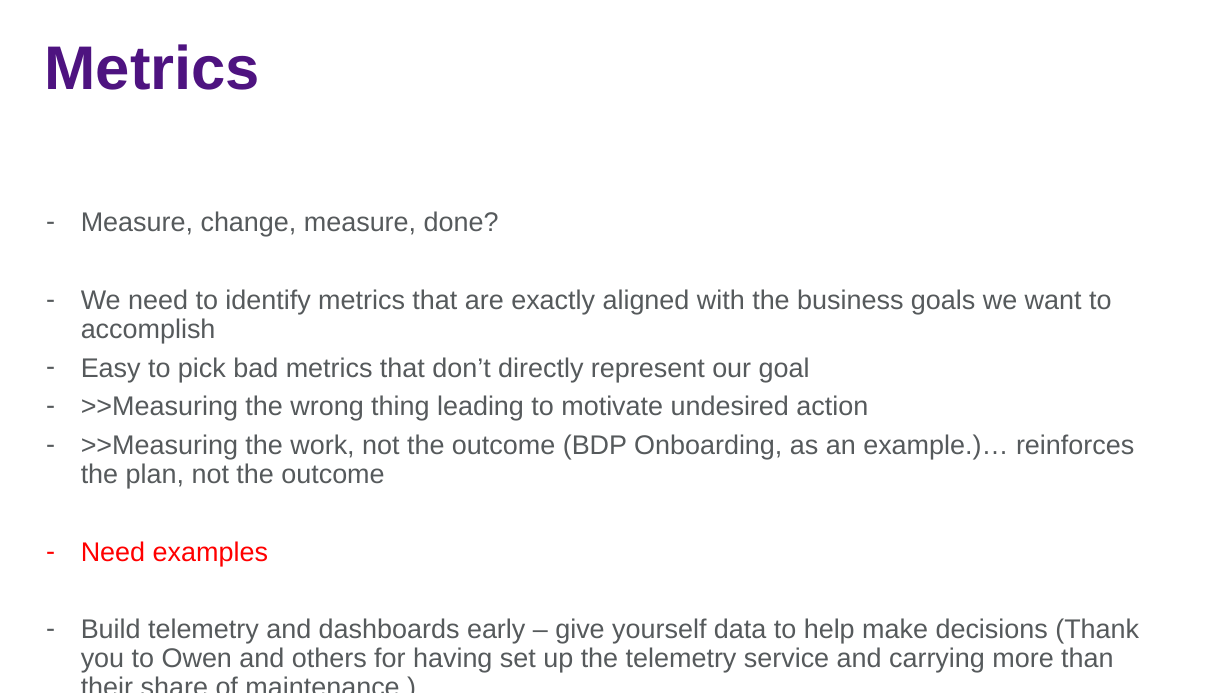
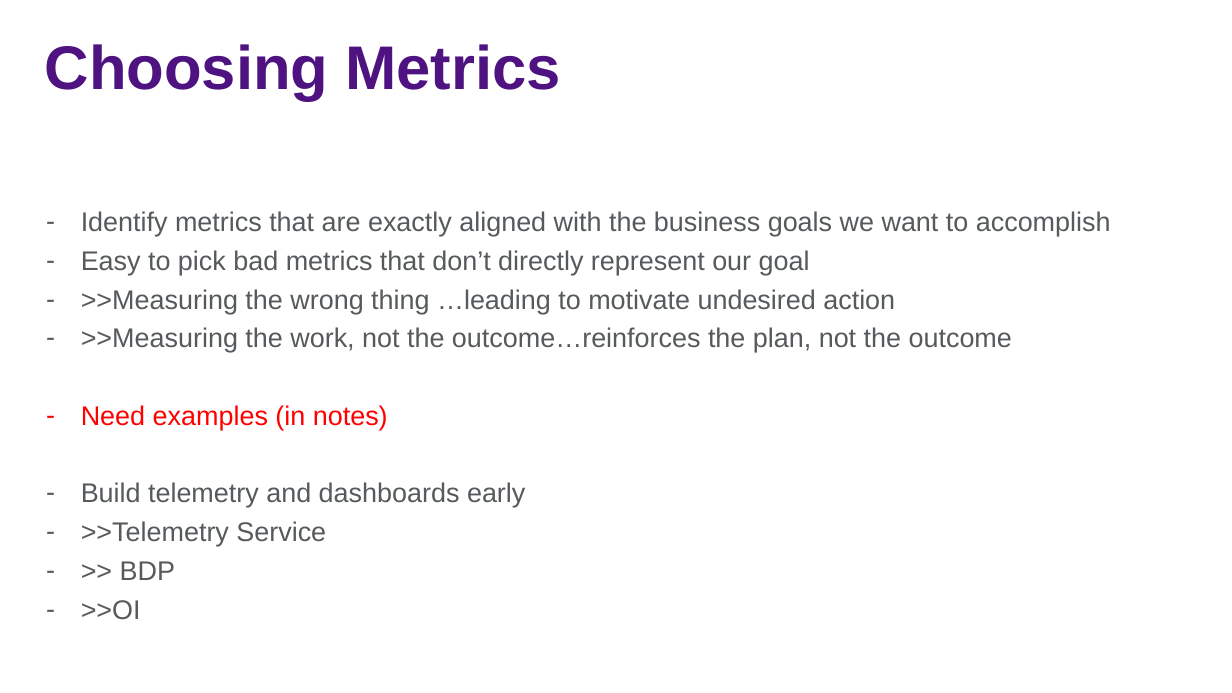
Before and after one commit to jasonjwood/presentations, a slide deck: slide 12 of InFusion2016 - Getting It Done - Jason Wood.pptx (slide 10 before the commit). Drawn at 1232x693 pixels with LibreOffice and Linux fonts; fonts in the diff are those of the drawing; background and template pictures are left out. Boxes give left, top, right and bottom in pixels: in the first picture for what was removed or moved away, otherwise in the second. Text is boxed around its words. In the diff, an @@ line names an element or a change of style, - is before the commit and + after.

```diff
--- a/InFusion2016 - Getting It Done - Jason Wood.pptx
+++ b/InFusion2016 - Getting It Done - Jason Wood.pptx
@@ title at [45, 44, 561, 101]: text changed @@
-Metrics
+Choosing Metrics
@@ text at [81, 211, 1111, 236]: text changed @@
-– Measure, change, measure, done?
-– We need to identify metrics that are exactly aligned with the business goals we want to accomplish
+– Identify metrics that are exactly aligned with the business goals we want to accomplish
@@ text at [81, 289, 1012, 620]: text changed @@
-– >>Measuring the wrong thing leading to motivate undesired action
-– >>Measuring the work, not the outcome (BDP Onboarding, as an example.)… reinforces the plan, not the outcome
-– Need examples
-– Build telemetry and dashboards early – give yourself data to help make decisions (Thank you to Owen and others for having set up the telemetry service and carrying more than their share of maintenance.)
+– >>Measuring the wrong thing …leading to motivate undesired action
+– >>Measuring the work, not the outcome…reinforces the plan, not the outcome
+– Need examples (in notes)
+– Build telemetry and dashboards early
+– >>Telemetry Service
+– >> BDP
+– >>OI
```
Also in this commit, not shown: 8 other slides changed, 2 slides added.
